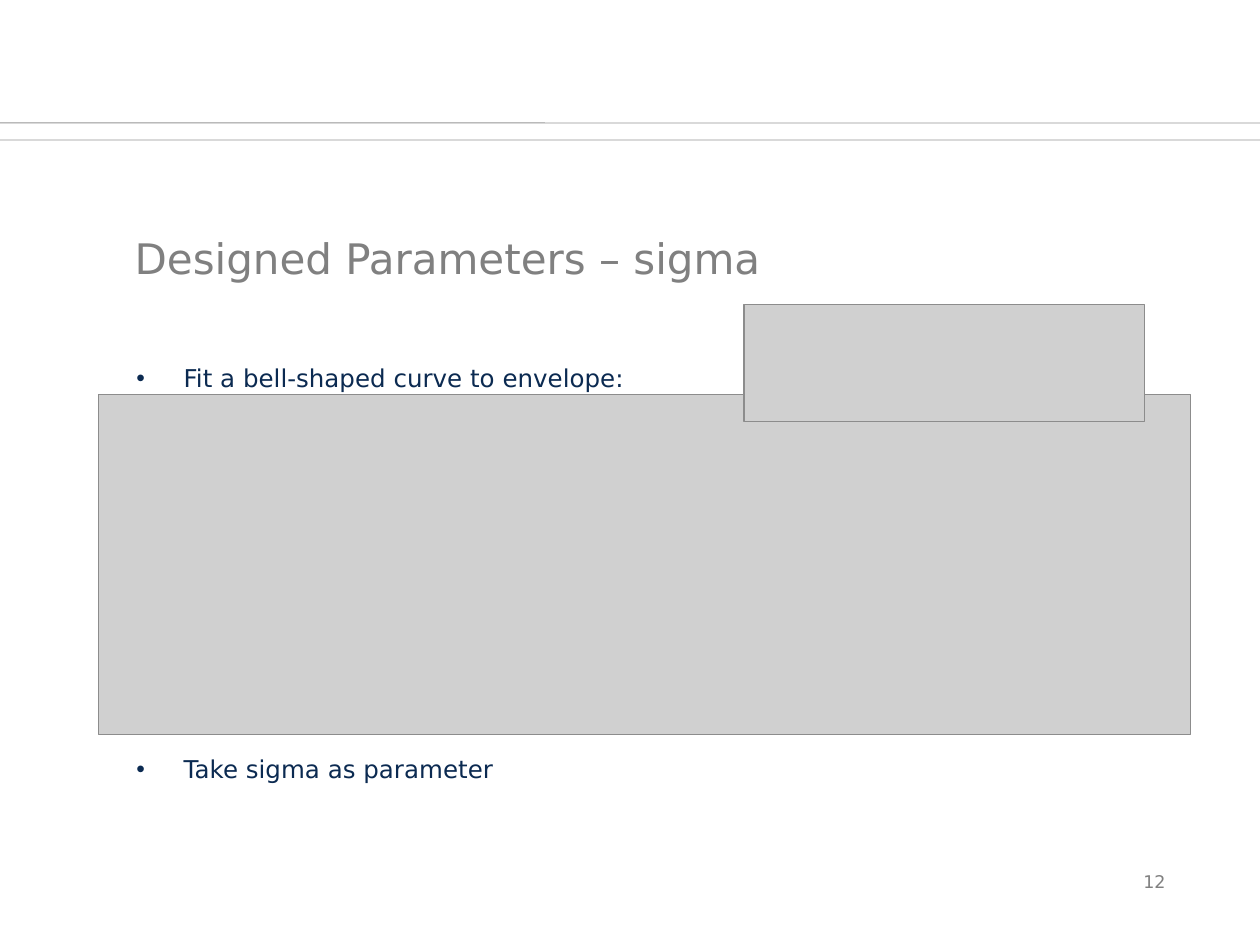
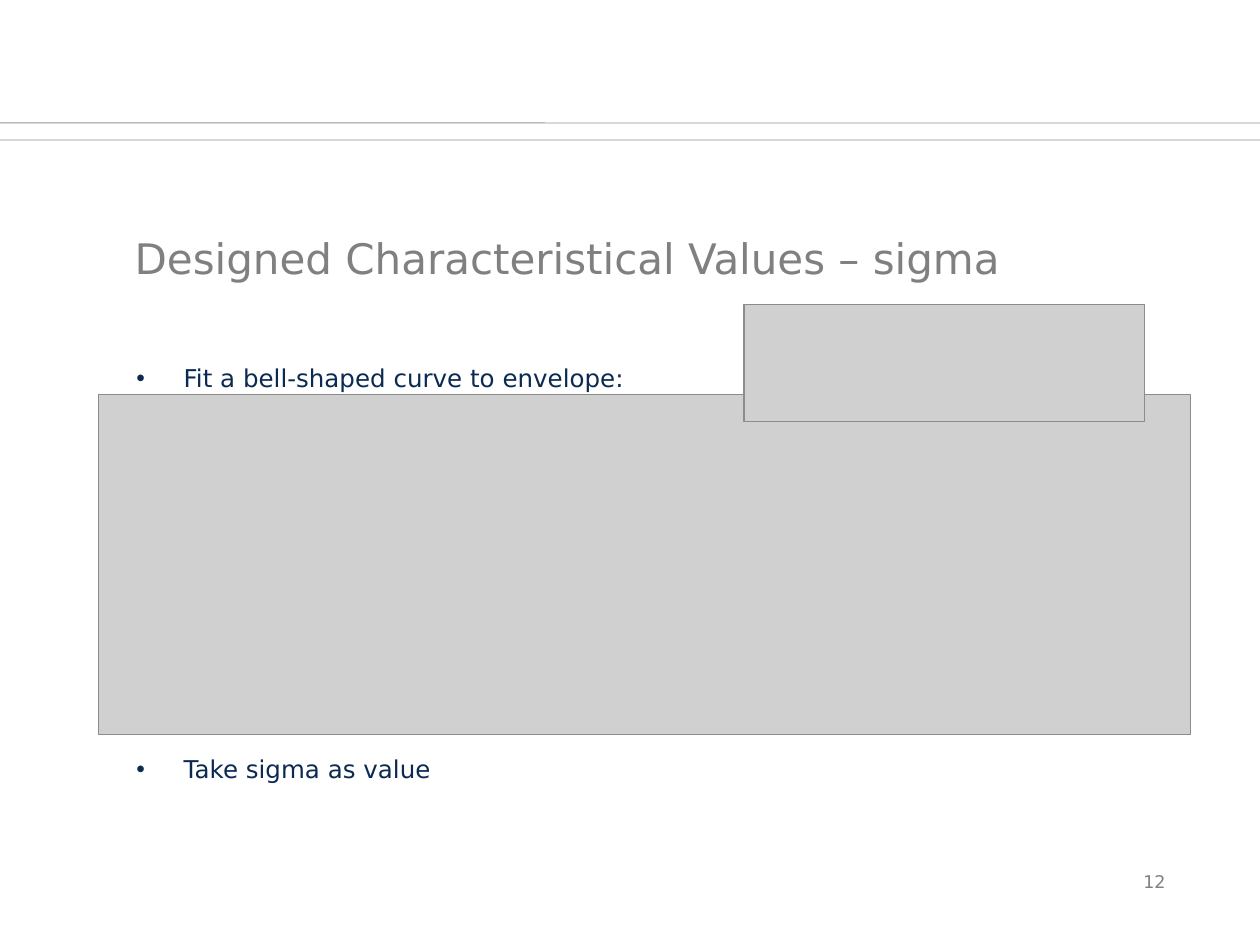
Before and after one commit to orgarten/Hauptseminar, a slide deck: slide 12 of Präsentation/btwf.odp. Drawn at 1260x945 pixels with LibreOffice and Linux fonts; fonts in the diff are those of the drawing; grey boxes stand for pictures; background and template pictures are left out. Boxes give left, top, right and bottom in pixels: in the first picture for what was removed or moved away, otherwise in the second. Text is boxed around its words. In the diff, an @@ line names an element or a change of style, - is before the commit and + after.

Commit message:
DESIGNED CHARACTERISTICAL VALUES

```diff
--- a/Präsentation/btwf.odp
+++ b/Präsentation/btwf.odp
@@ title at bbox=[135, 242, 1000, 283]: text changed @@
-Designed Parameters – sigma
+Designed Characteristical Values – sigma
@@ text at bbox=[184, 759, 430, 783]: text changed @@
-• Take sigma as parameter
+• Take sigma as value
```
Also in this commit, not shown: 6 other slides changed.
